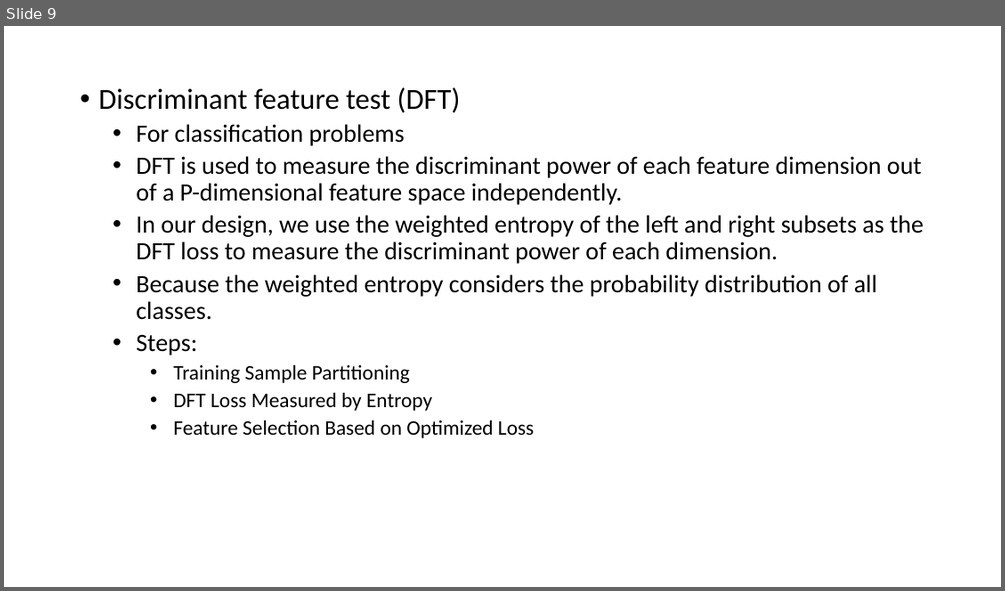
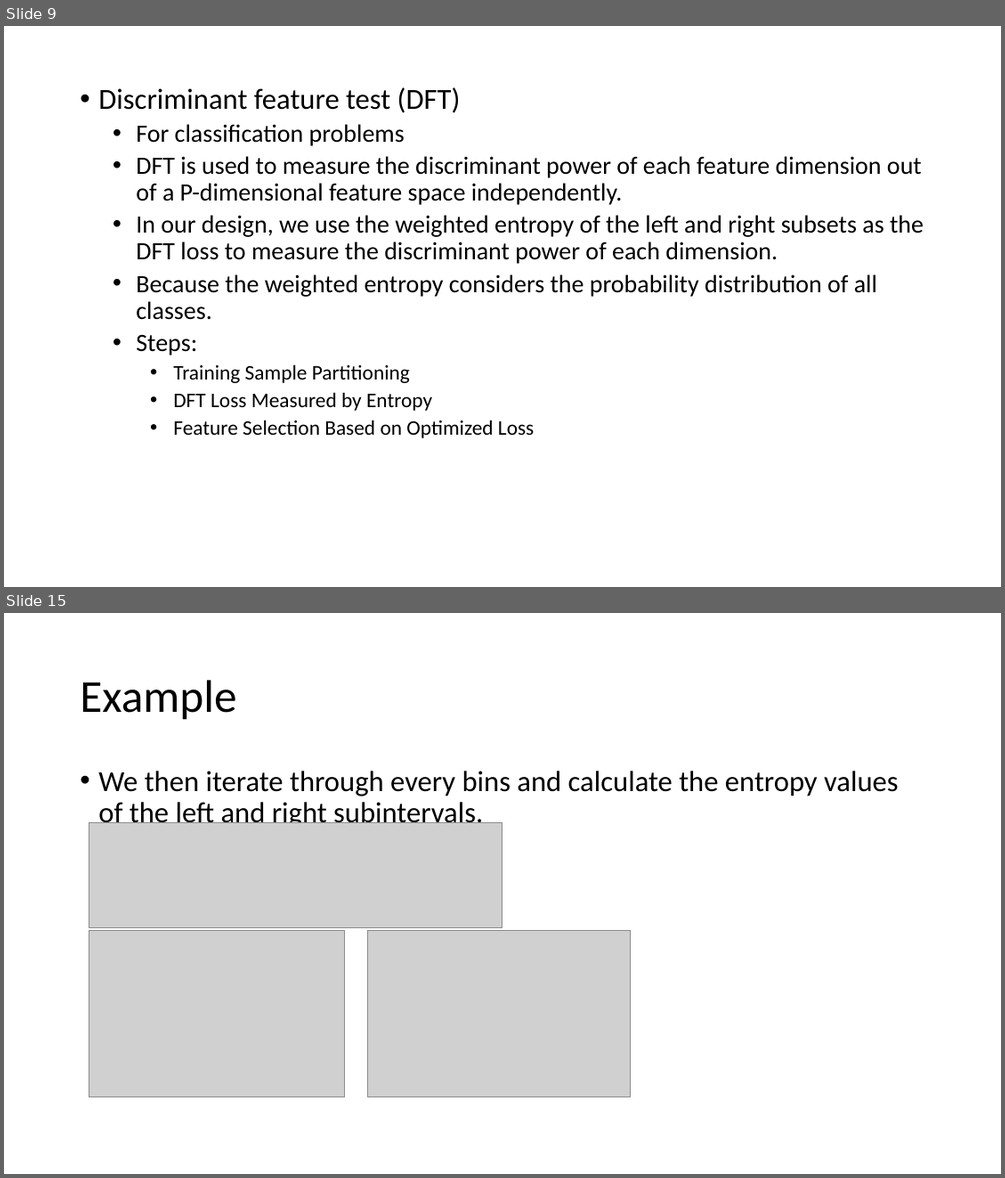
Before and after one commit to Vincent1837/Schools, a slide deck: Low_Powered_AI_Lab/GL.pptx. Shown one above the other, each under a label of ours: slide 9 before the commit, slides 9 and 15 after it; the slides between them are not shown. The pictures are 1005x591 and 1005x1178 pixels, drawn with LibreOffice and Linux fonts; fonts in the diff are those of the drawing; grey boxes stand for pictures. Boxes give left, top, right and bottom in pixels: in the first picture for what was removed or moved away, otherwise in the second. Text is boxed around its words. In the diff, an @@ line names an element or a change of style, - is before the commit and + after.

```diff
--- a/Low_Powered_AI_Lab/GL.pptx
+++ b/Low_Powered_AI_Lab/GL.pptx
@@ slide 15 added at (x1=4, y1=613, x2=1001, y2=1174), background #FFFFFF @@
@@ title added at (x1=80, y1=680, x2=236, y2=720), 44 pt, text #000000 @@
+Example
@@ text added at (x1=98, y1=771, x2=898, y2=829), 28 pt, text #000000 @@
+• We then iterate through every bins and calculate the entropy values of the left and right subintervals.
@@ picture added at (x1=89, y1=823, x2=502, y2=928) @@
@@ picture added at (x1=89, y1=930, x2=344, y2=1096) @@
@@ picture added at (x1=367, y1=930, x2=630, y2=1096) @@
```
Also in this commit, not shown: 6 other slides added, 3 other files.
